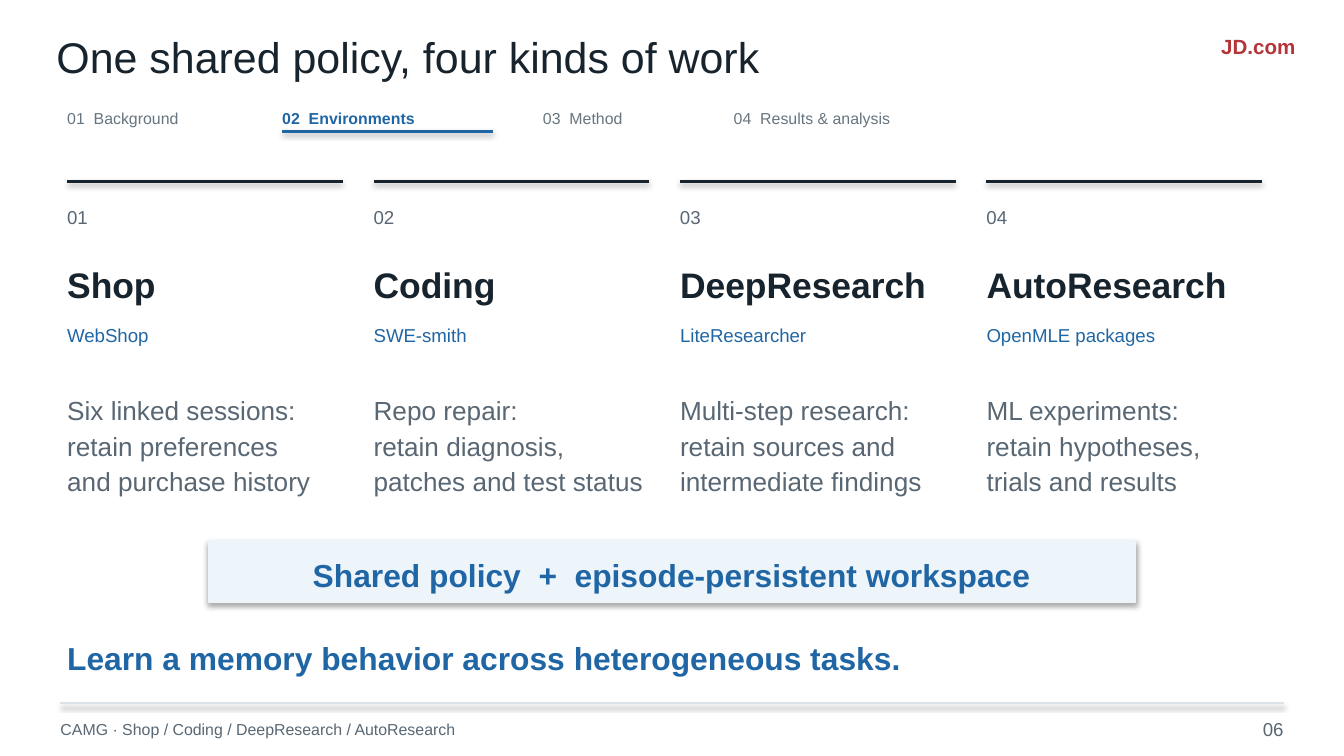
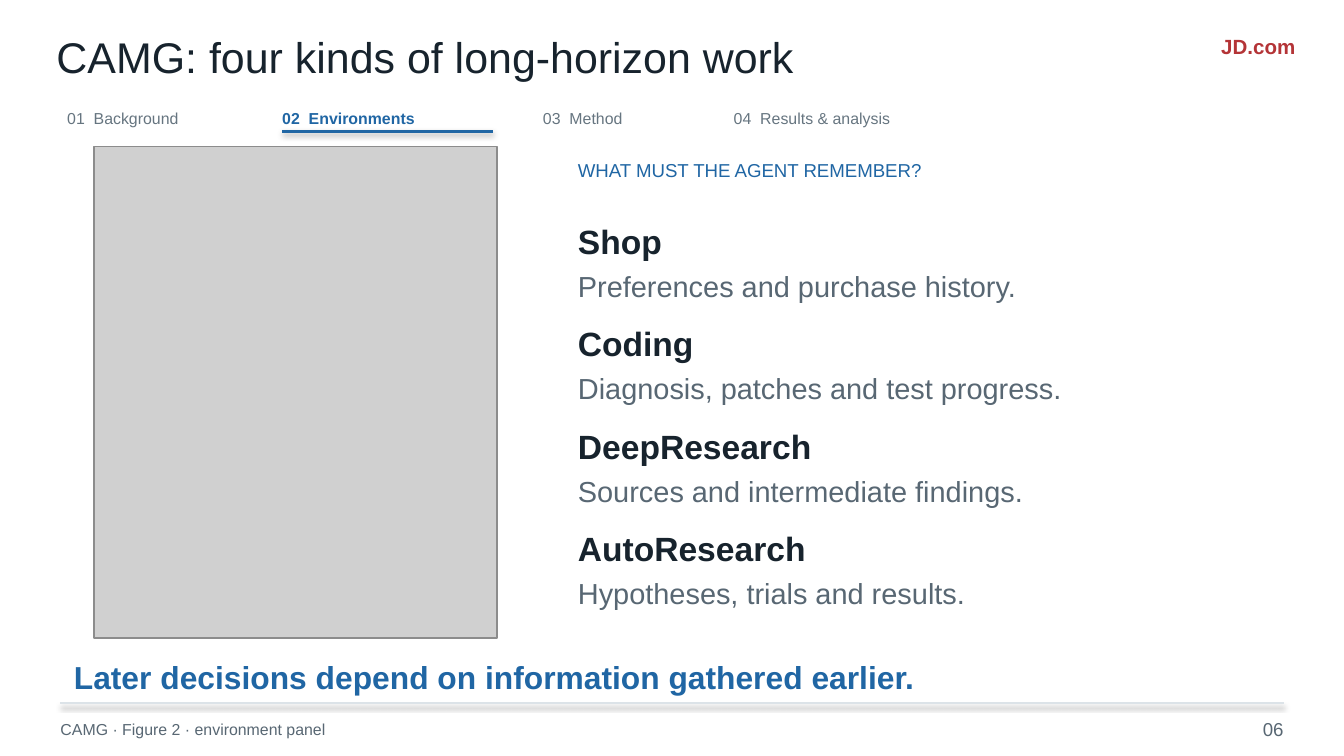
Before and after one commit to liruiluo/agentmemorygym, a slide deck: slide 6 of assets/slides/coding-agent-memory-post-training-slides.pptx. Drawn at 1344x756 pixels with LibreOffice and Linux fonts; fonts in the diff are those of the drawing; grey boxes stand for pictures. Boxes give left, top, right and bottom in pixels: in the first picture for what was removed or moved away, otherwise in the second. Text is boxed around its words. In the diff, an @@ line names an element or a change of style, - is before the commit and + after.

Commit message:
Explain the environment suite with the original Figure 2 panel

```diff
--- a/assets/slides/coding-agent-memory-post-training-slides.pptx
+++ b/assets/slides/coding-agent-memory-post-training-slides.pptx
@@ text at [56,42,794,81]: text changed @@
-One shared policy, four kinds of work
+CAMG: four kinds of long-horizon work
@@ picture added at [94,146,497,638] @@
@@ text added at [578,164,922,177], 10 pt, text #2066A4 @@
+WHAT MUST THE AGENT REMEMBER?
@@ line removed from (67, 181) to (343, 181) @@
@@ line removed from (374, 181) to (649, 181) @@
@@ line removed from (680, 181) to (956, 181) @@
@@ line removed from (986, 181) to (1262, 181) @@
@@ text removed at [67,211,88,224] @@
-01
@@ text removed at [374,211,395,224] @@
-02
@@ text "Shop": place and size @@
-text "Shop" at [67,272,155,305]
+text "Shop" at [578,229,662,260]
@@ text removed at [680,211,701,224] @@
-03
@@ text removed at [986,211,1007,224] @@
-04
@@ text at [578,276,1016,303]: text changed; size 14 to 15.5 pt @@
-Six linked sessions:
-retain preferences
-and purchase history
+Preferences and purchase history.
@@ text removed at [67,328,148,346] @@
-WebShop
@@ text removed at [374,328,467,342] @@
-SWE-smith
@@ text "Coding": place and size @@
-text "Coding" at [374,272,496,305]
+text "Coding" at [578,331,694,363]
@@ text removed at [680,328,806,342] @@
-LiteResearcher
@@ text removed at [987,328,1155,346] @@
-OpenMLE packages
@@ text at [578,378,1061,405]: text changed; size 14 to 15.5 pt @@
-Repo repair:
-retain diagnosis,
-patches and test status
+Diagnosis, patches and test progress.
@@ text "DeepResearch": place and size @@
-text "DeepResearch" at [680,272,926,305]
+text "DeepResearch" at [578,434,811,465]
@@ text at [578,481,1023,507]: text changed; size 14 to 15.5 pt @@
-Multi-step research:
-retain sources and
-intermediate findings
+Sources and intermediate findings.
@@ size 19 to 18 pt in 4 elements at [578,229,662,260], [578,331,694,363], [578,434,811,465], [578,536,806,562] @@
@@ text "AutoResearch": place and size @@
-text "AutoResearch" at [987,272,1227,299]
+text "AutoResearch" at [578,536,806,562]
@@ rectangle removed at [208,540,1136,602] @@
@@ text removed at [313,564,1030,593] @@
-Shared policy + episode-persistent workspace
@@ text at [578,583,965,609]: text changed; size 14 to 15.5 pt @@
-ML experiments:
-retain hypotheses,
-trials and results
+Hypotheses, trials and results.
@@ text removed at [67,647,900,676] @@
-Learn a memory behavior across heterogeneous tasks.
@@ text added at [74,666,914,695], 17 pt, text #2066A4, bold @@
+Later decisions depend on information gathered earlier.
@@ text at [60,723,325,739]: text changed @@
-CAMG · Shop / Coding / DeepResearch / AutoResearch
+CAMG · Figure 2 · environment panel
```
Also in this commit, not shown: 11 other files.
